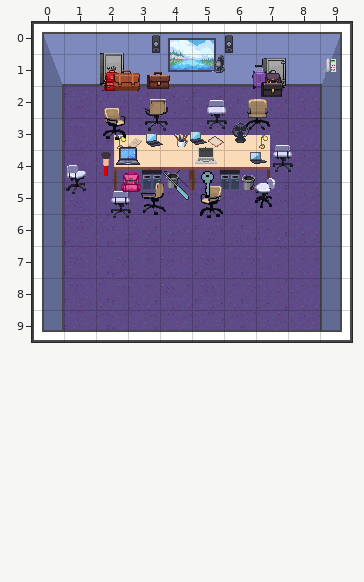
Two states of a Tiled map (JSON), public/break_escape/assets/rooms/room_meeting.tmj. The first picture shows the starting point.
Cells are 32x32 px. Shown: x 0..9, y 0..9. Not drawn, because the pictures are missing: unchanged layer "doors".
New version:
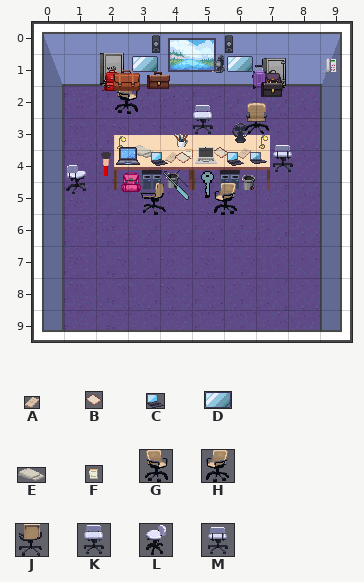
Key: from "objects": A 97 "notes3", B 189 "notes1", C 216 "laptop5", D 242 "tablet", E 259 "notes4", F 263 "notes2", G 278 "chair-white-1-rotate4", H 280 "chair-white-1-rotate6", J 282 "chair-white-1-rotate8", K 284 "chair-white-2-rotate1", L 286 "chair-white-2-rotate3", M 288 "chair-white-2-rotate5".
Objects are placed by their top-left corner, in cells (3,4 is the top-left corner of cell 3,4); size is 1x1 cell unless given.
Edits made:
Layer "conditional_table_items":
changed: B "notes1" at 5.5,3.5 size 0.5x0.5 -> B "notes1" at 5.7,3.9 size 0.5x0.5
changed: A "notes3" at 3,3.6 size 0.4x0.3 -> A "notes3" at 4.2,4.1 size 0.4x0.3
changed: C "laptop5" at 4.9,3.4 size 0.5x0.4 -> C "laptop5" at 6.1,4.1 size 0.5x0.4
changed: C "laptop5" at 3.6,3.5 size 0.5x0.4 -> C "laptop5" at 3.7,4.1 size 0.5x0.4
added: A "notes3" at 6.4,3.9 size 0.4x0.3
added: E "notes4" at 3,3.9 size 0.8x0.4
added: F "notes2" at 4.7,3.9 size 0.5x0.5
added: B "notes1" at 4.5,4 size 0.5x0.5
Layer "items":
changed: G "chair-white-1-rotate4" at 2.1,2.7 -> G "chair-white-1-rotate4" at 2.4,1.9
changed: K "chair-white-2-rotate1" at 5.3,2.4 -> K "chair-white-2-rotate1" at 4.8,2.6
changed: H "chair-white-1-rotate6" at 5.1,5.1 -> H "chair-white-1-rotate6" at 5.6,5
removed: J "chair-white-1-rotate8" at 3.4,2.4
removed: L "chair-white-2-rotate3" at 6.8,4.9
removed: M "chair-white-2-rotate5" at 2.3,5.2
Layer "conditional_items":
added: D "tablet" at 3.1,1.1 size 0.8x0.5
added: D "tablet" at 6.1,1.1 size 0.8x0.5
Changed places in both pictures, as pixel boxes (x1, y1, x2, y2):
added: (132, 56, 158, 72)
added: (227, 56, 253, 72)
changed: (103, 91, 251, 166)
removed: (254, 178, 275, 208)
changed: (200, 183, 237, 218)
removed: (111, 191, 131, 218)
